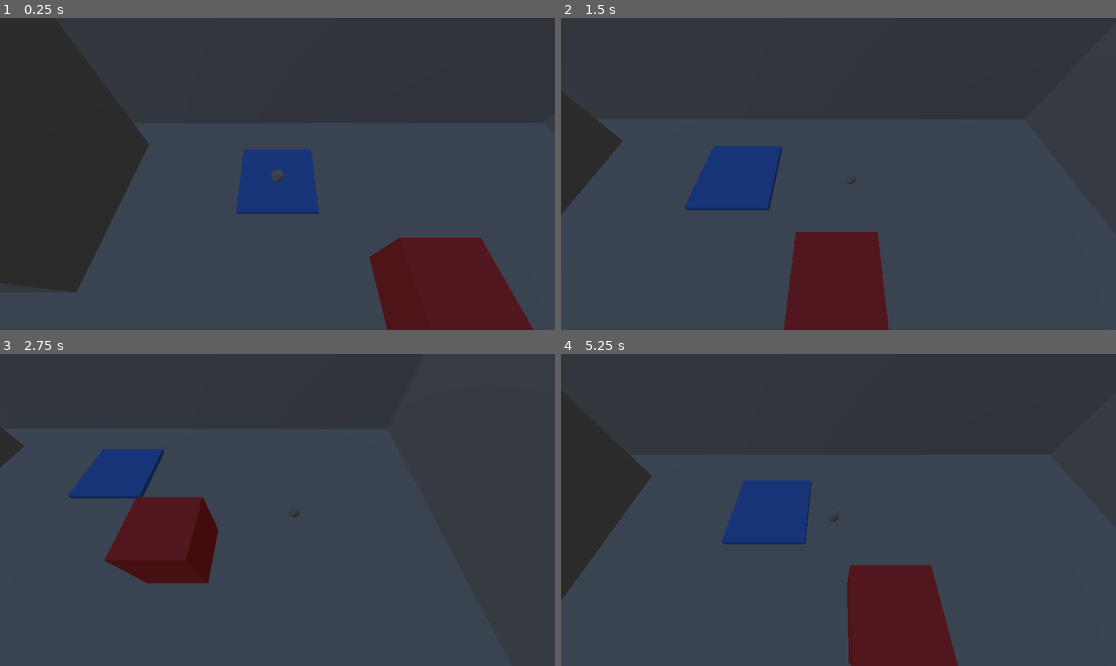
Above: before the commit, frames 1-4 (two rows, left to right).
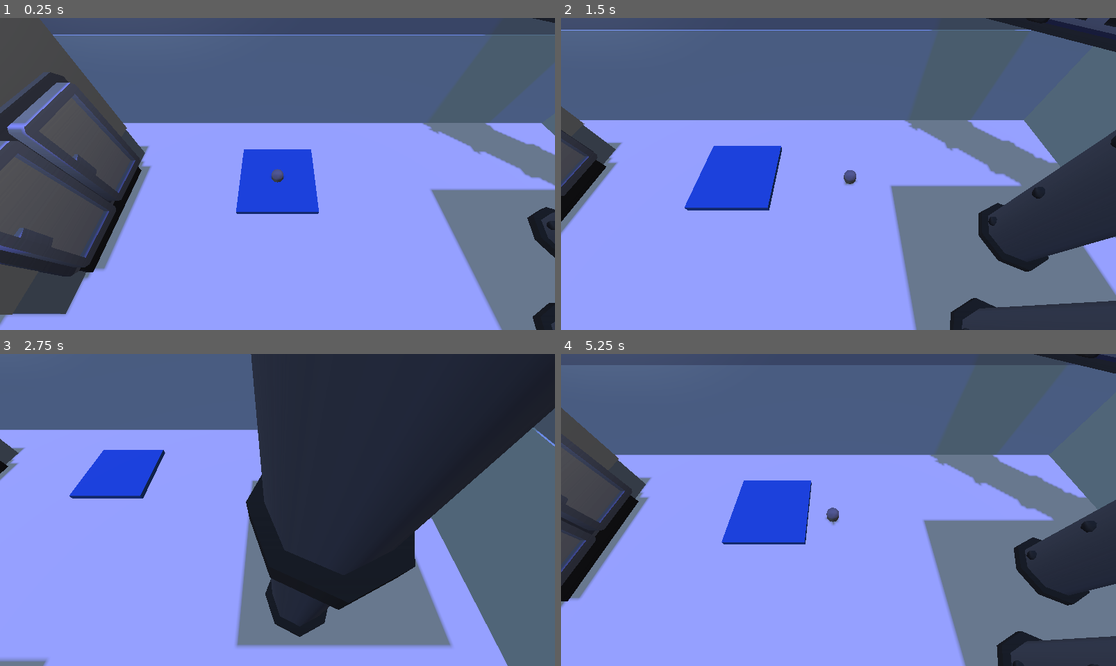
Above: after the commit, the same moments.

Repository: Devansh-Ruia/small-fry
Game: Godot game, scene res://rooms/room_01.tscn
Same seed, same stepped clock (60 frames per second), same inputs: the game is played once before the commit and once after it.
Inputs:
- Up to frame 1 (0.25 s): no input
- Up to frame 2 (1.5 s): tap Enter at 0.5 s; hold D (move_right) 0.53-1.28 s; hold Shift (run) 0.53-1.28 s; tap Space (jump) at 0.77 s; hold S (move_back) from 1.28 s (still down); tap Shift (run) at 1.35 s
- Up to frame 3 (2.75 s): tap Space (jump) at 1.52 s; release S (move_back) at 2.03 s; hold D (move_right) from 2.03 s (still down); hold Shift (run) from 2.03 s (still down)
- Up to frame 4 (5.25 s): release D (move_right) at 2.78 s; release Shift (run) at 2.78 s; hold W (move_forward) 2.78-3.53 s; tap Shift (run) at 2.85, 4.35 s; tap Space (jump) at 3.02, 3.77, 4.52 s; hold Shift (run) 3.53-4.28 s; hold A (move_left) 3.53-5.03 s; hold S (move_back) from 5.03 s (still down); hold Shift (run) from 5.03 s (still down)

The runs differ from the first frame. In frame 1, 96% of the frame differs, in the area x 0-100%, y 0-100%; in frame 2, 93%; in frame 3, 89%; in frame 4, 95%.

Commit message:
Map 1

Diff:
--- a/rooms/room_01.tscn
+++ b/rooms/room_01.tscn
@@ -1,7 +1,12 @@
-[gd_scene load_steps=10 format=3]
+[gd_scene format=3 uid="uid://brnrn02npyfb8"]
 
 [ext_resource type="PackedScene" path="res://player/player.tscn" id="1_player"]
 [ext_resource type="PackedScene" path="res://enemy/cat.tscn" id="2_cat"]
+[ext_resource type="PackedScene" uid="uid://cew8g4cqqifi" path="res://rooms/3dAssets/freezers-standing.glb" id="3_l6miq"]
+[ext_resource type="PackedScene" uid="uid://clp6xkxbuddds" path="res://rooms/3dAssets/pipe-large-long.glb" id="4_11117"]
+[ext_resource type="PackedScene" uid="uid://buypdocnny7p" path="res://rooms/3dAssets/machine-fortified.glb" id="5_dhk51"]
+[ext_resource type="PackedScene" uid="uid://btna1bndx28n3" path="res://rooms/3dAssets/conveyor.glb" id="6_r1ded"]
+[ext_resource type="PackedScene" uid="uid://cs1ajn88an1u7" path="res://rooms/3dAssets/conveyor-bars-fence.glb" id="7_6peq8"]
 
 [sub_resource type="ProceduralSkyMaterial" id="SkyMat"]
 
@@ -13,14 +18,67 @@
 sky = SubResource("Sky")
 ambient_light_source = 3
 
+[sub_resource type="StandardMaterial3D" id="StandardMaterial3D_2jej2"]
+vertex_color_use_as_albedo = true
+vertex_color_is_srgb = true
+
+[sub_resource type="StandardMaterial3D" id="StandardMaterial3D_ndj1q"]
+albedo_color = Color(0.6509804, 0.7254902, 0.81960785, 1)
+
+[sub_resource type="StandardMaterial3D" id="StandardMaterial3D_c3uso"]
+albedo_color = Color(0.8156863, 0.94509804, 1, 1)
+
+[sub_resource type="StandardMaterial3D" id="StandardMaterial3D_xguks"]
+albedo_color = Color(0.6509804, 0.7254902, 0.81960785, 1)
+
+[sub_resource type="StandardMaterial3D" id="StandardMaterial3D_wukxh"]
+albedo_color = Color(0.8156863, 0.94509804, 1, 1)
+
+[sub_resource type="StandardMaterial3D" id="StandardMaterial3D_2at5u"]
+albedo_color = Color(0.6509804, 0.7254902, 0.81960785, 1)
+
+[sub_resource type="StandardMaterial3D" id="StandardMaterial3D_csjb1"]
+albedo_color = Color(0.8156863, 0.94509804, 1, 1)
+
+[sub_resource type="StandardMaterial3D" id="StandardMaterial3D_kany5"]
+albedo_color = Color(0.6509804, 0.7254902, 0.81960785, 1)
+
+[sub_resource type="StandardMaterial3D" id="StandardMaterial3D_hlhbj"]
+albedo_color = Color(0.8156863, 0.94509804, 1, 1)
+
+[sub_resource type="StandardMaterial3D" id="StandardMaterial3D_a5cau"]
+albedo_color = Color(0.6509804, 0.7254902, 0.81960785, 1)
+
+[sub_resource type="StandardMaterial3D" id="StandardMaterial3D_2qjcs"]
+albedo_color = Color(0.8156863, 0.94509804, 1, 1)
+
+[sub_resource type="StandardMaterial3D" id="StandardMaterial3D_ykfov"]
+albedo_color = Color(0.6509804, 0.7254902, 0.81960785, 1)
+
 [sub_resource type="StandardMaterial3D" id="MatRed"]
-albedo_color = Color(0.8, 0.2, 0.2, 1)
+albedo_color = Color(0.5181798, 0.09609287, 0.075219296, 1)
+
+[sub_resource type="StandardMaterial3D" id="StandardMaterial3D_lgnnq"]
+albedo_color = Color(0.6509804, 0.7254902, 0.81960785, 1)
+
+[sub_resource type="StandardMaterial3D" id="StandardMaterial3D_3jclg"]
+albedo_color = Color(0.8153892, 0.8153891, 0.81538904, 1)
+
+[sub_resource type="StandardMaterial3D" id="StandardMaterial3D_gydne"]
+albedo_color = Color(0.6509804, 0.7254902, 0.81960785, 1)
+
+[sub_resource type="StandardMaterial3D" id="StandardMaterial3D_fpvl3"]
+
+[sub_resource type="StandardMaterial3D" id="StandardMaterial3D_nkihk"]
+albedo_color = Color(0.6509804, 0.7254902, 0.81960785, 1)
+
+[sub_resource type="StandardMaterial3D" id="StandardMaterial3D_w4w2w"]
+
+[sub_resource type="StandardMaterial3D" id="MatBlue"]
+albedo_color = Color(0.25, 0.45, 0.85, 1)
 
 [sub_resource type="StandardMaterial3D" id="MatGreen"]
 albedo_color = Color(0.2, 0.7, 0.3, 1)
-
-[sub_resource type="StandardMaterial3D" id="MatBlue"]
-albedo_color = Color(0.25, 0.45, 0.85, 1)
 
 [sub_resource type="Curve3D" id="CatPathCurve"]
 _data = {
@@ -29,92 +87,301 @@
 }
 point_count = 5
 
-[node name="Room01" type="Node3D"]
-
-[node name="WorldEnvironment" type="WorldEnvironment" parent="."]
+[node name="Room01" type="Node3D" unique_id=1618522747]
+
+[node name="WorldEnvironment" type="WorldEnvironment" parent="." unique_id=1770073895]
 environment = SubResource("Env")
 
-[node name="Sun" type="DirectionalLight3D" parent="."]
-transform = Transform3D(1, 0, 0, 0, 0.5, -0.866, 0, 0.866, 0.5, 0, 6, 0)
+[node name="Sun" type="DirectionalLight3D" parent="." unique_id=1813300793]
+transform = Transform3D(1, 0, 0, 0, 0.021192133, 0.99977535, 0, -0.99977535, 0.021192133, 0, 6, 0)
+light_color = Color(0.17581487, 0.15532887, 0.46117485, 1)
 shadow_enabled = true
-
-[node name="Floor" type="CSGBox3D" parent="."]
+sky_mode = 1
+
+[node name="Floor" type="CSGBox3D" parent="." unique_id=82481551]
 transform = Transform3D(1, 0, 0, 0, 1, 0, 0, 0, 1, 0, -0.25, 0)
 use_collision = true
 size = Vector3(14, 0.5, 14)
-
-[node name="WallNorth" type="CSGBox3D" parent="." groups=["occluder"]]
+material = SubResource("StandardMaterial3D_2jej2")
+
+[node name="WallNorth" type="CSGBox3D" parent="." unique_id=166008409 groups=["occluder"]]
 transform = Transform3D(1, 0, 0, 0, 1, 0, 0, 0, 1, 0, 2, 7)
 use_collision = true
 size = Vector3(14, 4, 0.5)
-
-[node name="WallSouth" type="CSGBox3D" parent="." groups=["occluder"]]
+material = SubResource("StandardMaterial3D_ndj1q")
+
+[node name="WallNorth" type="CSGBox3D" parent="WallNorth" unique_id=1397097426 groups=["occluder"]]
+transform = Transform3D(1, 0, 0, 0, 1, 0, 0, 0, 1, 0, -2.026253, -0.022838593)
+use_collision = true
+size = Vector3(14, 4, 0.5)
+material = SubResource("StandardMaterial3D_c3uso")
+
+[node name="WallSouth" type="CSGBox3D" parent="." unique_id=340040545 groups=["occluder"]]
 transform = Transform3D(1, 0, 0, 0, 1, 0, 0, 0, 1, 0, 2, -7)
 use_collision = true
 size = Vector3(14, 4, 0.5)
-
-[node name="WallEast" type="CSGBox3D" parent="." groups=["occluder"]]
-transform = Transform3D(1, 0, 0, 0, 1, 0, 0, 0, 1, 7, 2, 0)
+material = SubResource("StandardMaterial3D_xguks")
+
+[node name="WallSouth" type="CSGBox3D" parent="WallSouth" unique_id=296256148 groups=["occluder"]]
+transform = Transform3D(1, 0, 0, 0, 1, 0, 0, 0, 1, 0, -2.026991, 0.01735115)
+use_collision = true
+size = Vector3(14, 4, 0.5)
+material = SubResource("StandardMaterial3D_wukxh")
+
+[node name="WallEast" type="CSGBox3D" parent="." unique_id=1525574815 groups=["occluder"]]
+transform = Transform3D(1, 0, 0, 0, 1, 0, 0, 0, 1, 6.999267, 2.0000014, -0.0014896393)
 use_collision = true
 size = Vector3(0.5, 4, 14)
-
-[node name="WallWest" type="CSGBox3D" parent="." groups=["occluder"]]
+material = SubResource("StandardMaterial3D_2at5u")
+
+[node name="WallEast" type="CSGBox3D" parent="WallEast" unique_id=78467819 groups=["occluder"]]
+transform = Transform3D(1, 0, 0, 0, 1, 0, 0, 0, 1, -0.031455994, -2.0215282, -4.7683716e-07)
+use_collision = true
+size = Vector3(0.5, 4, 14)
+material = SubResource("StandardMaterial3D_csjb1")
+
+[node name="WallWest" type="CSGBox3D" parent="." unique_id=1392249348 groups=["occluder"]]
 transform = Transform3D(1, 0, 0, 0, 1, 0, 0, 0, 1, -7, 2, 0)
 use_collision = true
 size = Vector3(0.5, 4, 14)
-
-[node name="DivideLeft" type="CSGBox3D" parent="." groups=["occluder"]]
-transform = Transform3D(1, 0, 0, 0, 1, 0, 0, 0, 1, -3.6, 2, 0)
-use_collision = true
-size = Vector3(6.8, 4, 0.5)
-
-[node name="DivideRight" type="CSGBox3D" parent="." groups=["occluder"]]
-transform = Transform3D(1, 0, 0, 0, 1, 0, 0, 0, 1, 3.6, 2, 0)
-use_collision = true
-size = Vector3(6.8, 4, 0.5)
-
-[node name="ImmovableBox" type="CSGBox3D" parent="."]
-transform = Transform3D(1, 0, 0, 0, 1, 0, 0, 0, 1, 2, 0.5, -3)
-use_collision = true
-size = Vector3(1, 1, 1)
+material = SubResource("StandardMaterial3D_kany5")
+
+[node name="WallWest" type="CSGBox3D" parent="WallWest" unique_id=154989459 groups=["occluder"]]
+transform = Transform3D(1, 0, 0, 0, 1, 0, 0, 0, 1, 0.021453857, -2.0256987, 0.002147317)
+use_collision = true
+size = Vector3(0.5, 4, 14)
+material = SubResource("StandardMaterial3D_hlhbj")
+
+[node name="DivideRight" type="CSGBox3D" parent="." unique_id=1684030135 groups=["occluder"]]
+transform = Transform3D(1, 0, 0, 0, 1, 0, 0, 0, 1, 3.9158719, 2.002159, 0.0003247261)
+use_collision = true
+size = Vector3(6.1729493, 4, 0.5)
+material = SubResource("StandardMaterial3D_a5cau")
+
+[node name="DivideRight" type="CSGBox3D" parent="DivideRight" unique_id=2110553678 groups=["occluder"]]
+transform = Transform3D(1, 0, 0, 0, 1, 0, 0, 0, 1, -0.013110161, -2.0241618, 0.0055236816)
+use_collision = true
+size = Vector3(6.8, 4, 0.5492554)
+material = SubResource("StandardMaterial3D_2qjcs")
+
+[node name="DivideLeft" type="CSGBox3D" parent="." unique_id=870469222 groups=["occluder"]]
+transform = Transform3D(1, 0, 0, 0, 1, 0, 0, 0, 1, -3.9459026, 2, 0.002124548)
+use_collision = true
+size = Vector3(6.1109376, 4, 0.5)
+material = SubResource("StandardMaterial3D_ykfov")
+
+[node name="DivideRight" type="CSGBox3D" parent="DivideLeft" unique_id=970875159 groups=["occluder"]]
+transform = Transform3D(1, 0, 0, 0, 1, 0, 0, 0, 1, 0.01658535, -2.0241618, 0.0055236816)
+use_collision = true
+size = Vector3(6.8, 4, 0.5492554)
+material = SubResource("StandardMaterial3D_2qjcs")
+
+[node name="ImmovableBox" type="CSGBox3D" parent="." unique_id=878234970]
+transform = Transform3D(1, 0, 0, 0, 1, 0, 0, 0, 1, 0.45740455, 0.4443792, -1.347004)
+use_collision = true
+size = Vector3(0.08959961, 1, 0.08288574)
 material = SubResource("MatRed")
 
-[node name="FurnitureA" type="CSGBox3D" parent="." groups=["occluder"]]
-transform = Transform3D(1, 0, 0, 0, 1, 0, 0, 0, 1, -4.5, 1.5, -4.5)
-use_collision = true
-size = Vector3(3, 3, 3)
-
-[node name="FurnitureB" type="CSGBox3D" parent="." groups=["occluder"]]
-transform = Transform3D(1, 0, 0, 0, 1, 0, 0, 0, 1, 4.5, 2, 4)
-use_collision = true
-size = Vector3(3.5, 4, 3)
-
-[node name="FurnitureC" type="CSGBox3D" parent="." groups=["occluder"]]
-transform = Transform3D(1, 0, 0, 0, 1, 0, 0, 0, 1, -4.5, 2.5, 4.5)
-use_collision = true
-size = Vector3(3, 5, 3)
-
-[node name="StartPad" type="CSGBox3D" parent="."]
+[node name="ImmovableBox2" type="CSGBox3D" parent="." unique_id=1053936089]
+transform = Transform3D(1, 0, 0, 0, 1, 0, 0, 0, 1, -0.43854886, 0.4443792, -1.347004)
+use_collision = true
+size = Vector3(0.08959961, 1, 0.08288574)
+material = SubResource("MatRed")
+
+[node name="ImmovableBox3" type="CSGBox3D" parent="." unique_id=148705526]
+transform = Transform3D(1, 0, 0, 0, 1, 0, 0, 0, 1, 0.45740455, 0.4443792, 1.2260963)
+use_collision = true
+size = Vector3(0.08959961, 1, 0.08288574)
+material = SubResource("MatRed")
+
+[node name="ImmovableBox4" type="CSGBox3D" parent="." unique_id=1136482613]
+transform = Transform3D(1, 0, 0, 0, 1, 0, 0, 0, 1, -0.43854886, 0.4443792, 1.2260963)
+use_collision = true
+size = Vector3(0.08959961, 1, 0.08288574)
+material = SubResource("MatRed")
+
+[node name="FurnitureA" type="CSGBox3D" parent="." unique_id=1060416354 groups=["occluder"]]
+transform = Transform3D(1, 0, 0, 0, 1, 0, 0, 0, 1, -4.5, 5.1622467, -4.2360497)
+use_collision = true
+size = Vector3(3, 10.324493, 3)
+material = SubResource("StandardMaterial3D_lgnnq")
+
+[node name="FurnitureA" type="CSGBox3D" parent="FurnitureA" unique_id=128242436 groups=["occluder"]]
+transform = Transform3D(1, 0, 0, 0, 1, 0, 0, 0, 1, 0.008299828, -1.8528337, -0.0002975464)
+use_collision = true
+size = Vector3(3.0404053, 5.158081, 3.0283203)
+material = SubResource("StandardMaterial3D_3jclg")
+
+[node name="FurnitureA2" type="CSGBox3D" parent="." unique_id=1100437470 groups=["occluder"]]
+transform = Transform3D(1, 0, 0, 0, 1, 0, 0, 0, 1, 4.541101, 9.115708, -3.0253854)
+use_collision = true
+size = Vector3(3, 8.056431, 3)
+material = SubResource("StandardMaterial3D_lgnnq")
+
+[node name="FurnitureA" type="CSGBox3D" parent="FurnitureA2" unique_id=1782009836 groups=["occluder"]]
+transform = Transform3D(1, 0, 0, 0, 1, 0, 0, 0, 1, 0.008299828, -1.8528337, -0.0002975464)
+use_collision = true
+size = Vector3(3.0404053, 5.158081, 3.0283203)
+material = SubResource("StandardMaterial3D_3jclg")
+
+[node name="FurnitureB" type="CSGBox3D" parent="." unique_id=2026742207 groups=["occluder"]]
+transform = Transform3D(1, 0, 0, 0, 1, 0, 0, 0, 1, 4.5, 4.1955566, 4)
+use_collision = true
+size = Vector3(3.5, 8.391113, 3)
+material = SubResource("StandardMaterial3D_gydne")
+
+[node name="FurnitureB" type="CSGBox3D" parent="FurnitureB" unique_id=1867706631 groups=["occluder"]]
+transform = Transform3D(1, 0, 0, 0, 1, 0, 0, 0, 1, -0.0025749207, -2.2156193, 0.002652645)
+use_collision = true
+size = Vector3(3.5478516, 4, 3.0526123)
+material = SubResource("StandardMaterial3D_fpvl3")
+
+[node name="FurnitureC" type="CSGBox3D" parent="." unique_id=970510542 groups=["occluder"]]
+transform = Transform3D(1, 0, 0, 0, 1, 0, 0, 0, 1, -4.49979, 3.912955, 3.283617)
+use_collision = true
+size = Vector3(3, 7.8387146, 3)
+material = SubResource("StandardMaterial3D_nkihk")
+
+[node name="FurnitureC" type="CSGBox3D" parent="FurnitureC" unique_id=2140958408 groups=["occluder"]]
+transform = Transform3D(1, 0, 0, 0, 1, 0, 0, 0, 1, 0.00027370453, -1.5940855, 0.0024490356)
+use_collision = true
+size = Vector3(3.031433, 5.003845, 3.0396729)
+material = SubResource("StandardMaterial3D_w4w2w")
+
+[node name="StartPad" type="CSGBox3D" parent="." unique_id=224747528]
 transform = Transform3D(1, 0, 0, 0, 1, 0, 0, 0, 1, 0, 0.05, -5)
 size = Vector3(1.5, 0.1, 1.5)
 material = SubResource("MatBlue")
 
-[node name="ExitPad" type="CSGBox3D" parent="."]
+[node name="ExitPad" type="CSGBox3D" parent="." unique_id=840575073]
 transform = Transform3D(1, 0, 0, 0, 1, 0, 0, 0, 1, 0, 0.05, 5.5)
 size = Vector3(1.5, 0.1, 1.5)
 material = SubResource("MatGreen")
 
-[node name="Player" parent="." instance=ExtResource("1_player")]
+[node name="Player" parent="." unique_id=2006753627 instance=ExtResource("1_player")]
 transform = Transform3D(1, 0, 0, 0, 1, 0, 0, 0, 1, 0, 0.2, -5)
 
-[node name="RespawnPoint" type="Marker3D" parent="."]
+[node name="RespawnPoint" type="Marker3D" parent="." unique_id=1519408640]
 transform = Transform3D(1, 0, 0, 0, 1, 0, 0, 0, 1, 0, 0.2, -5)
 
-[node name="CatPath" type="Path3D" parent="."]
+[node name="CatPath" type="Path3D" parent="." unique_id=1287887695]
 curve = SubResource("CatPathCurve")
 
-[node name="Cat" parent="." instance=ExtResource("2_cat")]
+[node name="Cat" parent="." unique_id=1521369662 instance=ExtResource("2_cat")]
 transform = Transform3D(1, 0, 0, 0, 1, 0, 0, 0, 1, -2, 0, 1)
 patrol_path = NodePath("../CatPath")
 target = NodePath("../Player")
 respawn_point = NodePath("../RespawnPoint")
+
+[node name="freezers-standing2" parent="." unique_id=1842537747 instance=ExtResource("3_l6miq")]
+transform = Transform3D(-9.5979125e-08, 0, 1.8257449, 0, 2.3616118, 0, -2.1957464, 0, -7.9805844e-08, -2.7504492, -0.0035908818, 3.2491908)
+
+[node name="freezers-standing3" parent="." unique_id=1663434530 instance=ExtResource("3_l6miq")]
+transform = Transform3D(-9.5979125e-08, 0, -1.8257449, 0, 2.3616118, 0, 2.1957464, 0, -7.9805844e-08, 2.5144978, -0.0035908818, 4.035033)
+
+[node name="freezers-standing4" parent="." unique_id=208726639 instance=ExtResource("3_l6miq")]
+transform = Transform3D(-9.5979125e-08, 0, 1.8257447, 0, 2.361612, 0, -2.1957464, 0, -7.980584e-08, -2.7081466, -0.0035908818, -4.2616863)
+
+[node name="freezers-standing5" parent="." unique_id=1688566719 instance=ExtResource("3_l6miq")]
+transform = Transform3D(-9.5979125e-08, 0, 1.8257447, 0, 2.361612, 0, -2.1957464, 0, -7.980584e-08, -2.7081466, 3.354077, -4.2616863)
+
+[node name="Lights" type="Node" parent="." unique_id=266752622]
+
+[node name="AreaLight3D" type="AreaLight3D" parent="Lights" unique_id=1966126695]
+transform = Transform3D(1, 0, 0, 0, 0.0146475155, 0.9998928, 0, -0.9998927, 0.014647516, -2.6128616, 3.2528973, 4.125614)
+area_size = Vector2(0.6627259, 2.5316567)
+
+[node name="AreaLight3D3" type="AreaLight3D" parent="Lights" unique_id=899438931]
+transform = Transform3D(1, 0, 0, 0, 0.0146475155, 0.9998928, 0, -0.9998927, 0.014647516, -2.649059, 5.8955746, -4.1527977)
+area_size = Vector2(0.6627259, 2.5316567)
+
+[node name="AreaLight3D2" type="AreaLight3D" parent="Lights" unique_id=785582154]
+transform = Transform3D(1, 0, 0, 0, 0.0146475155, 0.9998928, 0, -0.9998927, 0.014647516, 1.8954477, 3.3060527, 4.125614)
+area_size = Vector2(0.6627259, 2.5316567)
+
+[node name="pipe-large-long3" parent="." unique_id=226418404 instance=ExtResource("4_11117")]
+transform = Transform3D(-5.246275e-08, 0, -1.0150806, 0, 1.1275644, 0, 1.2002078, 0, -4.437058e-08, 4.2817755, 2.3334715, 1.363089)
+
+[node name="pipe-large-long5" parent="." unique_id=46072765 instance=ExtResource("4_11117")]
+transform = Transform3D(2.2932197e-15, 4.9287408e-08, -1.0150806, 1.2002078, -4.9287408e-08, 0, -5.246275e-08, -1.1275644, -4.437058e-08, 3.9486065, 1.186913, -1.7379609)
+
+[node name="pipe-large-long6" parent="." unique_id=103020421 instance=ExtResource("4_11117")]
+transform = Transform3D(2.2932197e-15, 4.9287408e-08, -1.0150806, 1.2002078, -4.9287408e-08, 0, -5.246275e-08, -1.1275644, -4.437058e-08, 3.9486065, 3.531023, -1.7379609)
+
+[node name="pipe-large-long7" parent="." unique_id=1092887706 instance=ExtResource("4_11117")]
+transform = Transform3D(2.2932197e-15, 4.9287408e-08, -1.0150806, 1.2002078, -4.9287408e-08, 0, -5.246275e-08, -1.1275644, -4.437058e-08, 4.9153986, 1.1869128, -3.2159638)
+
+[node name="pipe-large-long8" parent="." unique_id=1287100172 instance=ExtResource("4_11117")]
+transform = Transform3D(2.2932197e-15, 4.9287408e-08, -1.0150806, 1.2002078, -4.9287408e-08, 0, -5.246275e-08, -1.1275644, -4.437058e-08, 4.9153986, 3.5310228, -3.2159638)
+
+[node name="pipe-large-long4" parent="." unique_id=1764588888 instance=ExtResource("4_11117")]
+transform = Transform3D(-5.2462735e-08, 0, 1.0150806, 0, 1.1275642, 0, -1.2002075, 0, -4.437058e-08, -4.335786, 2.6722057, -1.4502509)
+
+[node name="pipe-large-long9" parent="." unique_id=949323564 instance=ExtResource("4_11117")]
+transform = Transform3D(-5.2462735e-08, 0, 1.0150806, 0, 1.1275642, 0, -1.2002075, 0, -4.437058e-08, -4.335786, 2.6722057, 1.419452)
+
+[node name="machine-fortified2" parent="." unique_id=1039099677 instance=ExtResource("5_dhk51")]
+transform = Transform3D(-4.371139e-08, 0, 1, 0, 1, 0, -1, 0, -4.371139e-08, 0.028345585, 1.1990472, 0.12114)
+
+[node name="conveyor2" parent="." unique_id=585330958 instance=ExtResource("6_r1ded")]
+transform = Transform3D(-4.371139e-08, 0, 1, 0, 1, 0, -1, 0, -4.371139e-08, 0.031766936, 0.9642234, 0.12127864)
+
+[node name="conveyor3" parent="." unique_id=1576634489 instance=ExtResource("6_r1ded")]
+transform = Transform3D(-4.371139e-08, 0, 1, 0, 1, 0, -1, 0, -4.371139e-08, 0.031766936, 0.9642234, -0.94750714)
+
+[node name="conveyor4" parent="." unique_id=787534848 instance=ExtResource("6_r1ded")]
+transform = Transform3D(-4.371139e-08, 0, 1, 0, 1, 0, -1, 0, -4.371139e-08, 0.031766936, 0.9642234, 1.2387612)
+
+[node name="conveyor-bars-fence2" parent="." unique_id=1124725981 instance=ExtResource("7_6peq8")]
+transform = Transform3D(-4.371139e-08, 0, 1, 0, 1, 0, -1, 0, -4.371139e-08, 0.008761823, 0.86652005, -0.933018)
+
+[node name="conveyor-bars-fence3" parent="." unique_id=139755733 instance=ExtResource("7_6peq8")]
+transform = Transform3D(-4.371139e-08, 0, 1, 0, 1, 0, -1, 0, -4.371139e-08, 0.008761823, 0.86652005, -0.009909093)
+
+[node name="conveyor6" parent="." unique_id=343041363 instance=ExtResource("6_r1ded")]
+transform = Transform3D(-0.7239593, 0, 0.68984264, 0, 1, 0, -0.68984264, 0, -0.7239593, 7.0329075, 2.412629, -4.1847954)
+
+[node name="conveyor-bars-fence5" parent="." unique_id=3436637 instance=ExtResource("7_6peq8")]
+transform = Transform3D(-0.7239593, 0, 0.68984264, 0, 1, 0, -0.68984264, 0, -0.7239593, 7.0275273, 2.314926, -4.1581454)
+
+[node name="conveyor-bars-fence6" parent="." unique_id=1017748216 instance=ExtResource("7_6peq8")]
+transform = Transform3D(-0.7239593, 0, 0.68984264, 0, 1, 0, -0.68984264, 0, -0.7239593, 7.6958203, 2.314926, -3.5213456)
+
+[node name="conveyor7" parent="." unique_id=1892592079 instance=ExtResource("6_r1ded")]
+transform = Transform3D(-0.7239593, 0, 0.68984264, 0, 1, 0, -0.68984264, 0, -0.7239593, 6.40696, 2.412629, -4.781245)
+
+[node name="conveyor8" parent="." unique_id=122039774 instance=ExtResource("6_r1ded")]
+transform = Transform3D(-0.7239593, 0, 0.68984264, 0, 1, 0, -0.68984264, 0, -0.7239593, 5.6332026, 2.412629, -5.518539)
+
+[node name="conveyor-bars-fence7" parent="." unique_id=1493237042 instance=ExtResource("7_6peq8")]
+transform = Transform3D(-0.7239593, 0, 0.68984264, 0, 1, 0, -0.68984264, 0, -0.7239593, 5.6278224, 2.314926, -5.491889)
+
+[node name="conveyor-bars-fence8" parent="." unique_id=1405548847 instance=ExtResource("7_6peq8")]
+transform = Transform3D(-0.7239593, 0, 0.68984264, 0, 1, 0, -0.68984264, 0, -0.7239593, 6.2961154, 2.314926, -4.8550897)
+
+[node name="conveyor9" parent="." unique_id=175203164 instance=ExtResource("6_r1ded")]
+transform = Transform3D(-0.7239593, 0, 0.68984264, 0, 1, 0, -0.68984264, 0, -0.7239593, 5.033963, 2.412629, -6.0895395)
+
+[node name="conveyor10" parent="." unique_id=1597615929 instance=ExtResource("6_r1ded")]
+transform = Transform3D(-0.7239593, 0, 0.68984264, 0, 1, 0, -0.68984264, 0, -0.7239593, 4.2602057, 2.412629, -6.8268337)
+
+[node name="conveyor-bars-fence9" parent="." unique_id=825659343 instance=ExtResource("7_6peq8")]
+transform = Transform3D(-0.7239593, 0, 0.68984264, 0, 1, 0, -0.68984264, 0, -0.7239593, 4.2548256, 2.314926, -6.8001833)
+
+[node name="conveyor-bars-fence10" parent="." unique_id=657799249 instance=ExtResource("7_6peq8")]
+transform = Transform3D(-0.7239593, 0, 0.68984264, 0, 1, 0, -0.68984264, 0, -0.7239593, 4.923119, 2.314926, -6.1633835)
+
+[node name="conveyor11" parent="." unique_id=750440320 instance=ExtResource("6_r1ded")]
+transform = Transform3D(-0.7239593, 0, 0.68984264, 0, 1, 0, -0.68984264, 0, -0.7239593, 8.545313, 2.4126287, -1.4665134)
+
+[node name="conveyor12" parent="." unique_id=594960 instance=ExtResource("6_r1ded")]
+transform = Transform3D(-0.7239593, 0, 0.68984264, 0, 1, 0, -0.68984264, 0, -0.7239593, 7.771555, 2.4126287, -2.203807)
+
+[node name="conveyor-bars-fence11" parent="." unique_id=627638301 instance=ExtResource("7_6peq8")]
+transform = Transform3D(-0.7239593, 0, 0.68984264, 0, 1, 0, -0.68984264, 0, -0.7239593, 7.766175, 2.3149257, -2.1771574)
+
+[node name="conveyor-bars-fence12" parent="." unique_id=448621496 instance=ExtResource("7_6peq8")]
+transform = Transform3D(-0.7239593, 0, 0.68984264, 0, 1, 0, -0.68984264, 0, -0.7239593, 8.434468, 2.3149257, -1.5403574)
+
+[node name="conveyor-bars-fence4" parent="." unique_id=1401418582 instance=ExtResource("7_6peq8")]
+transform = Transform3D(-4.371139e-08, 0, 1, 0, 1, 0, -1, 0, -4.371139e-08, 0.008761823, 0.86652005, 0.7756643)
Binary file added: rooms/3dAssets/Textures/colormap.png
Not shown, added: rooms/3dAssets/Textures/colormap.png.import
Binary file added: rooms/3dAssets/colormap.png
Not shown, added: rooms/3dAssets/colormap.png.import
Binary file added: rooms/3dAssets/conveyor-bars-fence.glb
Not shown, added: rooms/3dAssets/conveyor-bars-fence.glb.import
Binary file added: rooms/3dAssets/conveyor.glb
Not shown, added: rooms/3dAssets/conveyor.glb.import
Binary file added: rooms/3dAssets/freezers-standing.glb
Not shown, added: rooms/3dAssets/freezers-standing.glb.import
Binary file added: rooms/3dAssets/machine-bed.glb
Not shown, added: rooms/3dAssets/machine-bed.glb.import
(and 6 more such lines)
